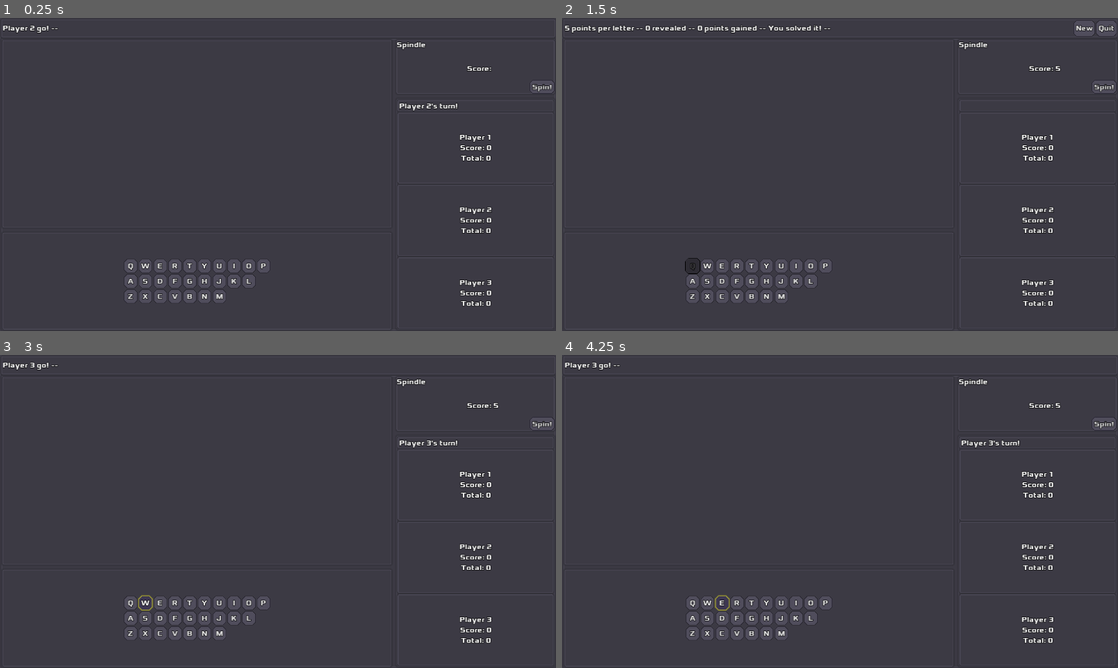
Above: before the commit, frames 1-4 (two rows, left to right).
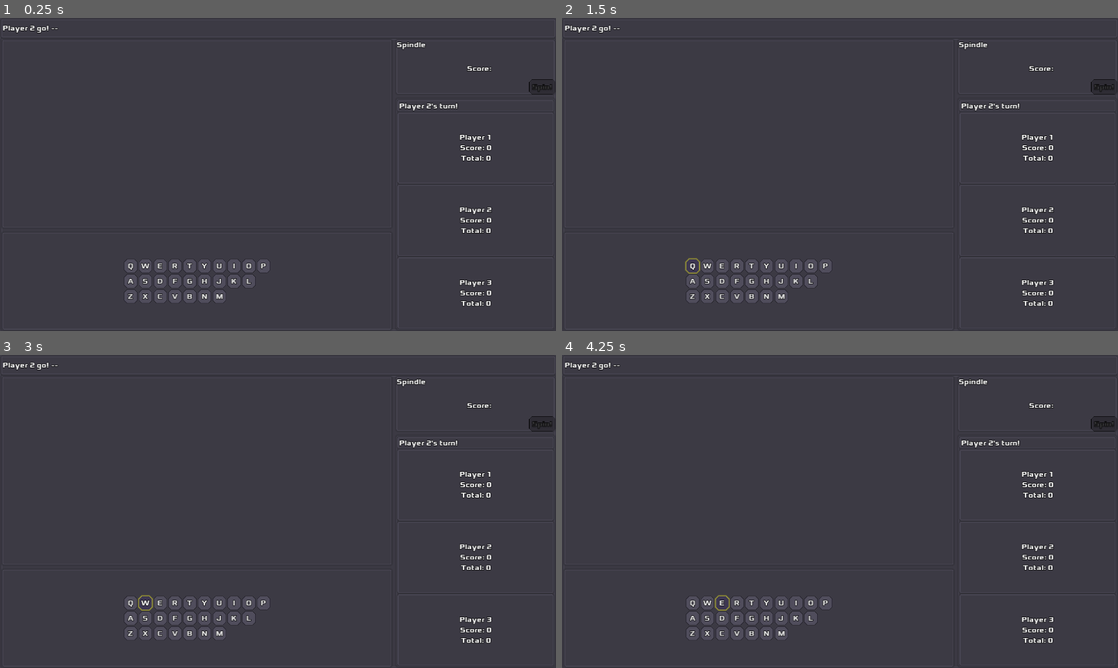
Above: after the commit, the same moments.

Repository: zacryol/spindle-of-serendipity
Game: Godot game, scene res://game/GamePanel.tscn
Two runs of this game, one before a commit and one after it. Both use one fixed random seed, a clock stepped at 60 frames per second and the inputs below. This scene is started directly instead of the project's main scene.
Inputs (mouse positions are in pixels of both pictures, inside the frame that each line leads up to):
- Up to frame 1 (0.25 s): no input
- Up to frame 2 (1.5 s): click (1101, 86) at 0.5 s, where only the run before the commit has a clickable "Spin!"; click "Q" at 1.25 s
- Up to frame 3 (3 s): click (522, 364) at 2 s, where only the run before the commit has a clickable "New"; click "W" at 2.75 s
- Up to frame 4 (4.25 s): click "E" at 3.5 s

The runs differ from the first frame. In frame 1, 0.2% of the frame differs, in the area x 95-100%, y 19-25%; in frame 2, 1.0%, in the area x 0-100%, y 0-82%; in frame 3, 0.2%; in frame 4, 0.2%.
Error in both runs: Division By Zero in operator '%'. (res://system/singletons/EntryManager.gd:71)

Commit message:
Adjusted Spindle enabling to align with animation

Diff:
--- a/godot/game/GamePanel.gd
+++ b/godot/game/GamePanel.gd
@@ -35,7 +35,6 @@
 	new_button.hide()
 	quit_button.hide()
 	keyboard.enable()
-	spindle.enabled = true
 
 
 func _pre_reset():
--- a/godot/game/GamePanel.tscn
+++ b/godot/game/GamePanel.tscn
@@ -127,6 +127,7 @@
 [connection signal="guess_checked" from="GP/VB/Game/HSplit/EDKB/EntryDisplay" to="GP/VB/Game/HSplit/SP/PlayersPanel" method="_on_EntryDisplay_guess_checked"]
 [connection signal="letters_revealed" from="GP/VB/Game/HSplit/EDKB/EntryDisplay" to="GP/VB/Game/HSplit/SP/Spindle" method="_letters_guessed"]
 [connection signal="one_letter" from="GP/VB/Game/HSplit/EDKB/EntryDisplay" to="GP/VB/Game/HSplit/EDKB/Keyboard" method="_on_EntryDisplay_one_letter"]
+[connection signal="text_ready" from="GP/VB/Game/HSplit/EDKB/EntryDisplay" to="GP/VB/Game/HSplit/SP/Spindle" method="_on_EntryDisplay_text_ready"]
 [connection signal="game_log" from="GP/VB/Game/HSplit/EDKB/Keyboard" to="." method="_log"]
 [connection signal="key_pressed" from="GP/VB/Game/HSplit/EDKB/Keyboard" to="GP/VB/Game/HSplit/EDKB/EntryDisplay" method="_on_letter_guessed"]
 [connection signal="game_log" from="GP/VB/Game/HSplit/SP/Spindle" to="." method="_log"]
--- a/godot/game/components/EntryDisplay.gd
+++ b/godot/game/components/EntryDisplay.gd
@@ -3,6 +3,7 @@
 signal letters_revealed(number, final)
 signal one_letter(letter)
 signal guess_checked(solved)
+signal text_ready
 
 enum {
 	MODE_DISABLED,
@@ -115,3 +116,8 @@
 
 func _on_BSpace_pressed():
 	hex.pop_solve()
+
+
+func _on_HexContainer_setup():
+	emit_signal("text_ready")
+	pass # Replace with function body.
--- a/godot/game/components/EntryDisplay.tscn
+++ b/godot/game/components/EntryDisplay.tscn
@@ -39,8 +39,6 @@
 margin_top = 353.0
 margin_right = 633.0
 margin_bottom = 353.0
-grow_horizontal = 2
-grow_vertical = 2
 
 [node name="CategoryLabel" type="Label" parent="."]
 anchor_top = 1.0
@@ -86,5 +84,6 @@
 margin_right = 101.0
 margin_bottom = 44.0
 text = "<- Backspace"
+[connection signal="setup" from="PanelContainer/ScrollContainer/CenterContainer/HexContainer" to="." method="_on_HexContainer_setup"]
 [connection signal="pressed" from="SolveUI/SolveButton" to="." method="_on_SolveButton_pressed"]
 [connection signal="pressed" from="SolveUI/BSpace" to="." method="_on_BSpace_pressed"]
--- a/godot/game/components/Spindle.gd
+++ b/godot/game/components/Spindle.gd
@@ -4,10 +4,15 @@
 signal spun
 
 var current_value: int
-var enabled := true
+var enabled := false setget set_enabled
+
+func set_enabled(enab: bool) -> void:
+	enabled = enab
+	$Button.disabled = not enabled
+
 
 func _letters_guessed(number: int, solves: bool):
-	enabled = false
+	self.enabled = false
 	emit_signal("score", number * current_value, solves)
 
 
@@ -16,10 +21,14 @@
 		emit_signal("game_log", "")
 		current_value = (randi() % 10 + 1) * 5
 		$ScoringLabel.text = "Score: " + str(current_value)
-		enabled = false
+		self.enabled = false
 		emit_signal("game_log", str(current_value) + " points per letter")
 		emit_signal("spun")
 
 
 func _on_PlayersPanel_turn_done():
-	enabled = true
+	self.enabled = true
+
+
+func _on_EntryDisplay_text_ready():
+	self.enabled = true
--- a/godot/game/components/Spindle.tscn
+++ b/godot/game/components/Spindle.tscn
@@ -26,7 +26,11 @@
 margin_top = -20.0
 grow_horizontal = 0
 grow_vertical = 0
+disabled = true
 text = "Spin!"
+__meta__ = {
+"_edit_use_anchors_": false
+}
 
 [node name="Label" type="Label" parent="."]
 margin_right = 40.0
--- a/godot/hex_panel/HexContainer.gd
+++ b/godot/hex_panel/HexContainer.gd
@@ -1,4 +1,5 @@
 extends Container
+signal setup
 
 const Y_CHANGE := 51
 const X_OFFSET := 29.5
@@ -43,6 +44,7 @@
 	for h in get_hex_nodes(true):
 		h.call_deferred("start")
 		yield(h, "anim")
+	emit_signal("setup")
 
 
 func get_hex_nodes(randomized := false) -> Array:
